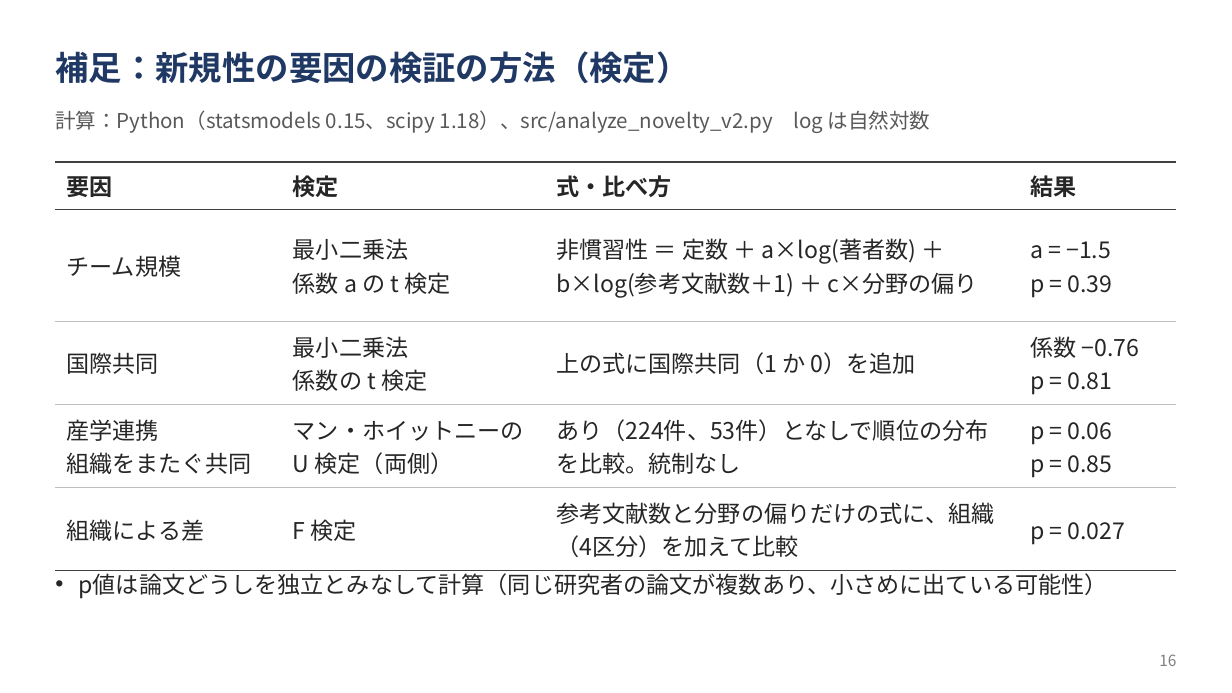
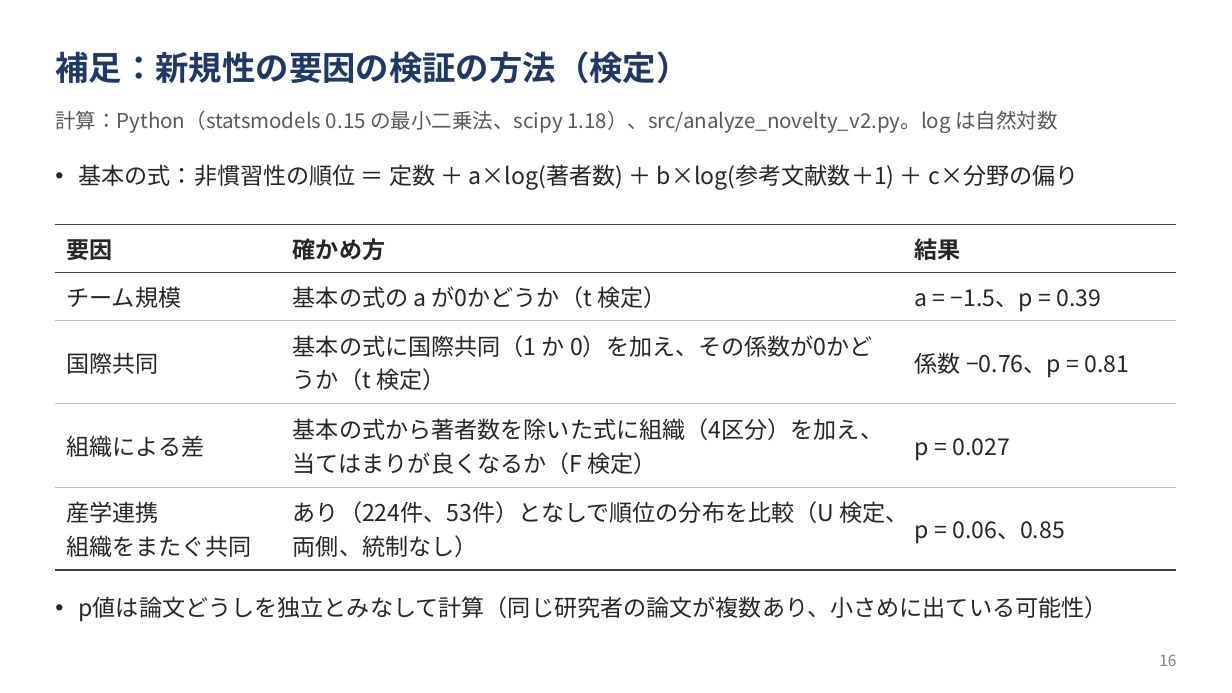
Before and after one commit to ryosuke0828/sci-sci-toyota, a slide deck: slide 13 of docs/slides/toyota_novelty_progress.pptx. Drawn at 1232x693 pixels with LibreOffice and Linux fonts; fonts in the diff are those of the drawing. Boxes give left, top, right and bottom in pixels: in the first picture for what was removed or moved away, otherwise in the second. Text is boxed around its words. In the diff, an @@ line names an element or a change of style, - is before the commit and + after.

```diff
--- a/docs/slides/toyota_novelty_progress.pptx
+++ b/docs/slides/toyota_novelty_progress.pptx
@@ text at (55,110,1057,133): text changed @@
-計算：Python（statsmodels 0.15、scipy 1.18）、src/analyze_novelty_v2.py log は自然対数
+計算：Python（statsmodels 0.15 の最小二乗法、scipy 1.18）、src/analyze_novelty_v2.py。log は自然対数
@@ text added at (79,164,1078,190), 18 pt, text #262626 @@
+• 基本の式：非慣習性の順位 ＝ 定数 ＋ a×log(著者数) ＋ b×log(参考文献数＋1) ＋ c×分野の偏り
@@ table at (55,225,1177,570) @@
-column 1: 要因 | チーム規模 | 国際共同 | 産学連携 / 組織をまたぐ共同 | 組織による差
-column 2: 検定 | 最小二乗法 / 係数 a の t 検定 | 最小二乗法 / 係数の t 検定 | マン・ホイットニーの / U 検定（両側） | F 検定
-column 3: 式・比べ方 | 非慣習性 ＝ 定数 ＋ a×log(著者数) ＋ b×log(参考文献数＋1) ＋ c×分野の偏り | 上の式に国際共同（1 か 0）を追加 | あり（224件、53件）となしで順位の分布を比較。統制なし | 参考文献数と分野の偏りだけの式に、組織（4区分）を加えて比較
-column 4: 結果 | a = −1.5 / p = 0.39 | 係数 −0.76 / p = 0.81 | p = 0.06 / p = 0.85 | p = 0.027
+column 1: 要因 | チーム規模 | 国際共同 | 組織による差 | 産学連携 / 組織をまたぐ共同
+column 2: 確かめ方 | 基本の式の a が0かどうか（t 検定） | 基本の式に国際共同（1 か 0）を加え、その係数が0かどうか（t 検定） | 基本の式から著者数を除いた式に組織（4区分）を加え、当てはまりが良くなるか（F 検定） | あり（224件、53件）となしで順位の分布を比較（U 検定、両側、統制なし）
+column 3: 結果 | a = −1.5、p = 0.39 | 係数 −0.76、p = 0.81 | p = 0.027 | p = 0.06、0.85
@@ table: place and size @@
-table at (55,162,1177,561)
+table at (55,225,1177,570)
@@ text "p値は論文どうしを独立とみなして計算（同じ研究者の論文が複数あり、小さめに出ている可能性）": place and size @@
-text "p値は論文どうしを独立とみなして計算（同じ研究者の論文が複数あり、小さめに出ている可能性）" at (79,570,1108,598)
+text "p値は論文どうしを独立とみなして計算（同じ研究者の論文が複数あり、小さめに出ている可能性）" at (79,596,1108,621)
```
